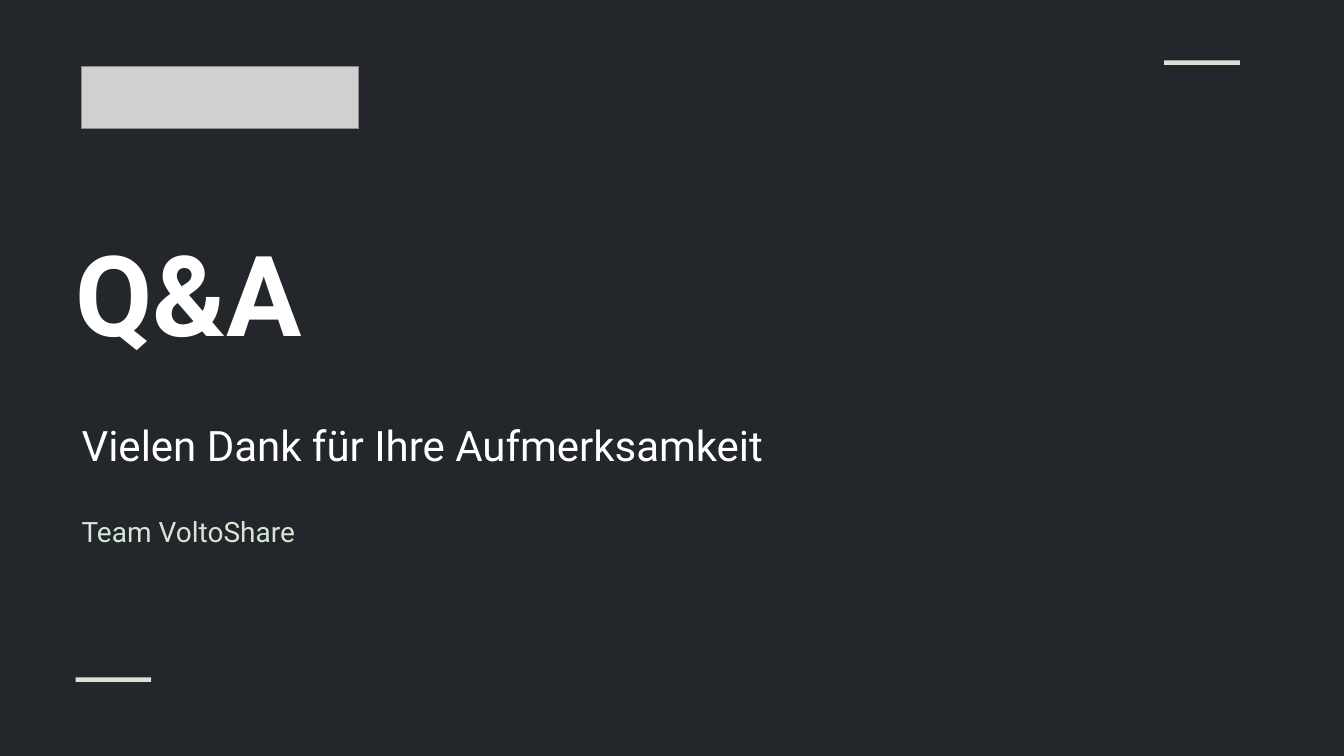
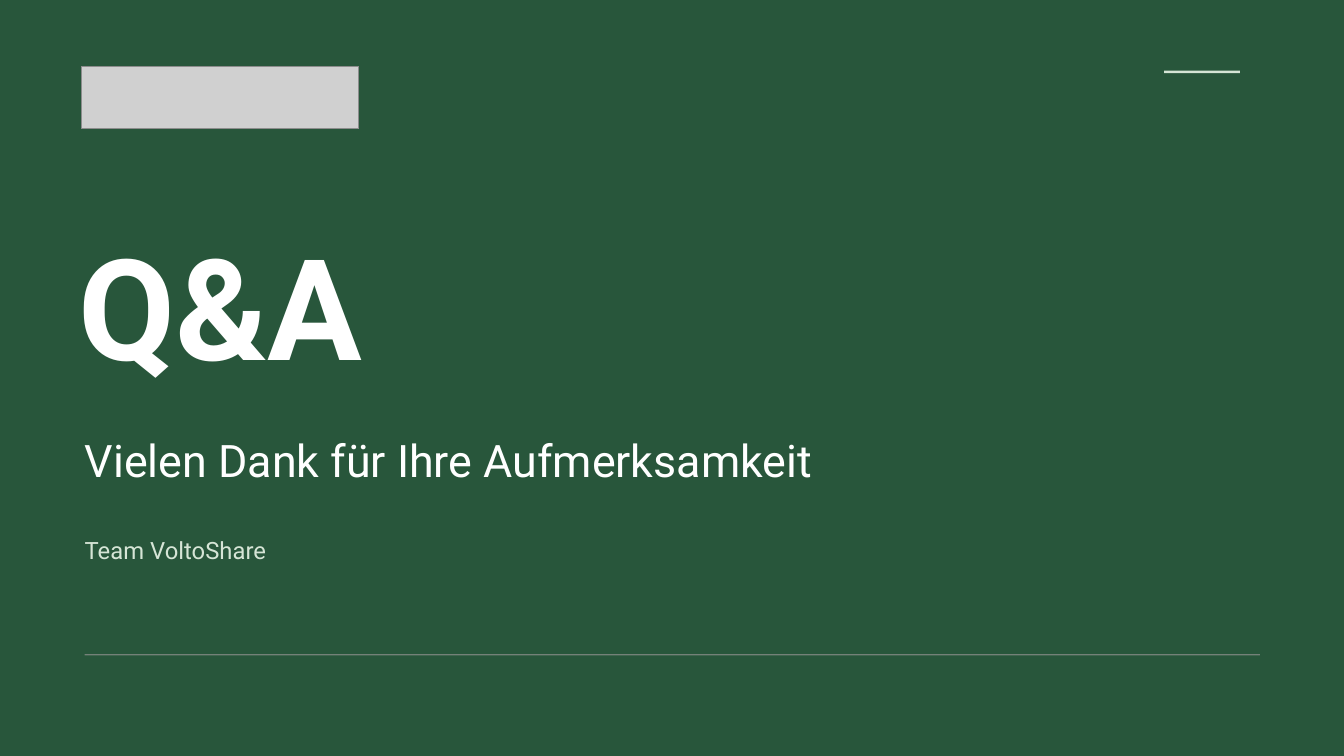
Before and after one commit to Mclement197/Economics-of-electromobility, a slide deck: slide 16 of website-src/downloads/VoltoShare-Praesentation.pptx. Drawn at 1344x756 pixels with LibreOffice and Linux fonts; fonts in the diff are those of the drawing; grey boxes stand for pictures. Boxes give left, top, right and bottom in pixels: in the first picture for what was removed or moved away, otherwise in the second. Text is boxed around its words. In the diff, an @@ line names an element or a change of style, - is before the commit and + after.

```diff
--- a/website-src/downloads/VoltoShare-Praesentation.pptx
+++ b/website-src/downloads/VoltoShare-Praesentation.pptx
@@ background #23262B to #28563B @@
@@ rectangle: place and size @@
-rectangle at [1165,60,1240,65]
+rectangle at [1165,71,1240,74]
@@ text "Q&A" at [79,258,363,378]: size 80 to 100.5 pt @@
@@ text "Vielen Dank für Ihre Aufmerksamkeit": place and size @@
-text "Vielen Dank für Ihre Aufmerksamkeit" at [82,429,763,462]
+text "Vielen Dank für Ihre Aufmerksamkeit" at [85,443,813,478]
@@ text "Vielen Dank für Ihre Aufmerksamkeit" at [85,443,813,478]: size 30 to 32 pt @@
@@ text "Team VoltoShare": place and size @@
-text "Team VoltoShare" at [82,521,295,543]
+text "Team VoltoShare" at [85,541,266,559]
@@ text "Team VoltoShare" at [85,541,266,559]: size 20 to 17 pt @@
@@ rectangle added at [85,654,1260,655], fill #748178 @@
@@ rectangle removed at [76,678,151,682] @@
```
Also in this commit, not shown: 48 other slides changed, 56 other files.
